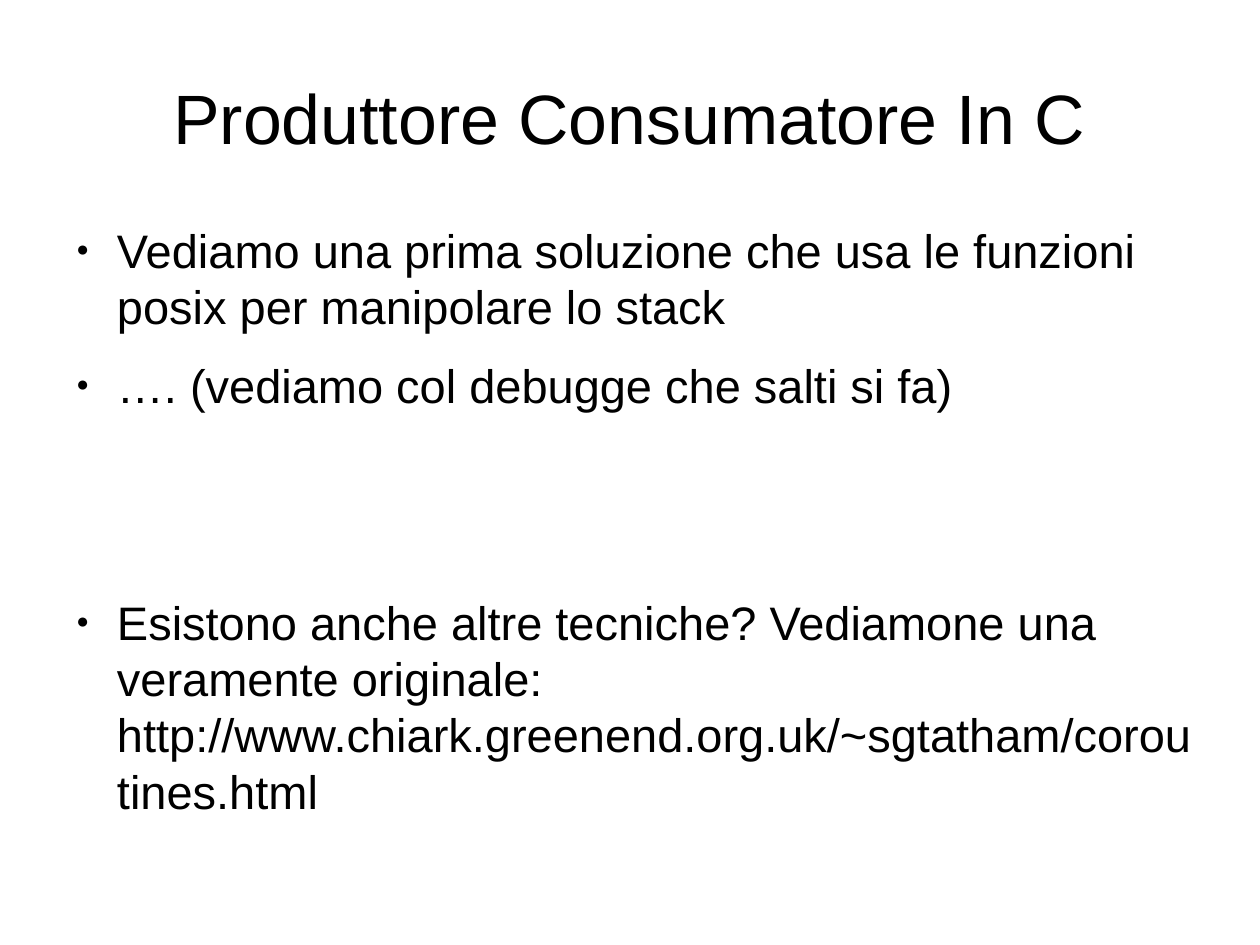
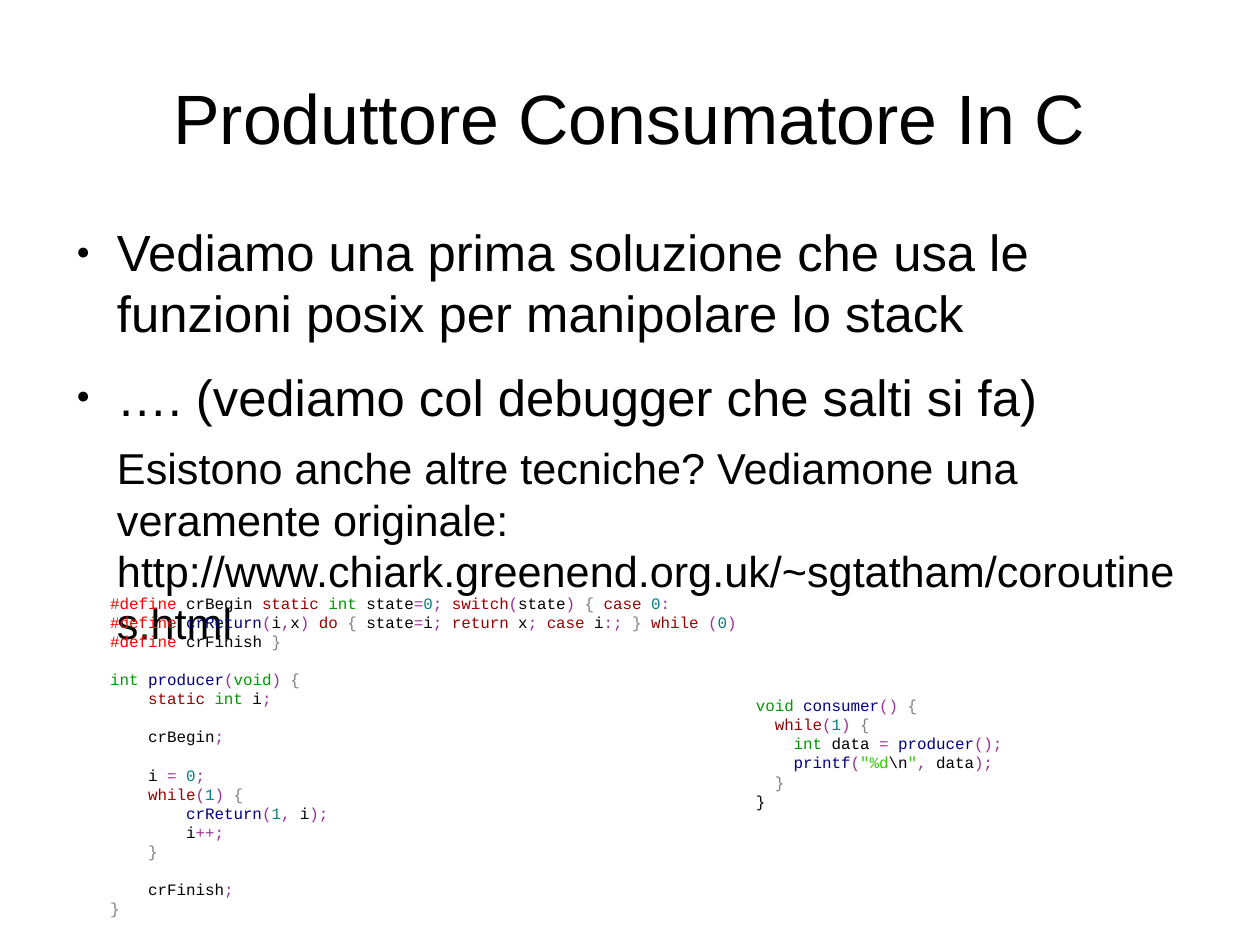
Before and after one commit to mdionisio/workshop_coroutine, a slide deck: slide 11 of presentazione.odp. Drawn at 1260x945 pixels with LibreOffice and Linux fonts; fonts in the diff are those of the drawing. Boxes give left, top, right and bottom in pixels: in the first picture for what was removed or moved away, otherwise in the second. Text is boxed around its words. In the diff, an @@ line names an element or a change of style, - is before the commit and + after.

Commit message:
[UPG] slides

```diff
--- a/presentazione.odp
+++ b/presentazione.odp
@@ text at bbox=[117, 234, 1029, 343]: size 29.6 to 32 pt in "Vediamo una prima soluzione che usa le ..." @@
@@ text at bbox=[196, 379, 1037, 426]: text changed; size 29.6 to 32 pt @@
-● …. (vediamo col debugge che salti si fa)
-● Esistono anche altre tecniche? Vediamone una veramente originale: http://www.chiark.greenend.org.uk/~sgtatham/coroutines.html
+● …. (vediamo col debugger che salti si fa)
@@ text added at bbox=[117, 452, 1174, 648], 27.2 pt, text #000000 @@
+Esistono anche altre tecniche? Vediamone una veramente originale: http://www.chiark.greenend.org.uk/~sgtatham/coroutines.html
@@ text added at bbox=[110, 597, 737, 898], 10 pt, text #000000 @@
+#define crBegin static int state=0; switch(state) { case 0:
+#define crReturn(i,x) do { state=i; return x; case i:; } while (0)
+#define crFinish }
+int producer(void) {
+static int i;
+crBegin;
+i = 0;
+while(1) {
+crReturn(1, i);
+i++;
+}
+crFinish;
+}
@@ text added at bbox=[756, 700, 1002, 772], 10 pt, text #000080 @@
+void consumer() {
+while(1) {
+int data = producer();
+printf("%d\n", data);
+}
+}
```
Also in this commit, not shown: 1 other slide changed.
